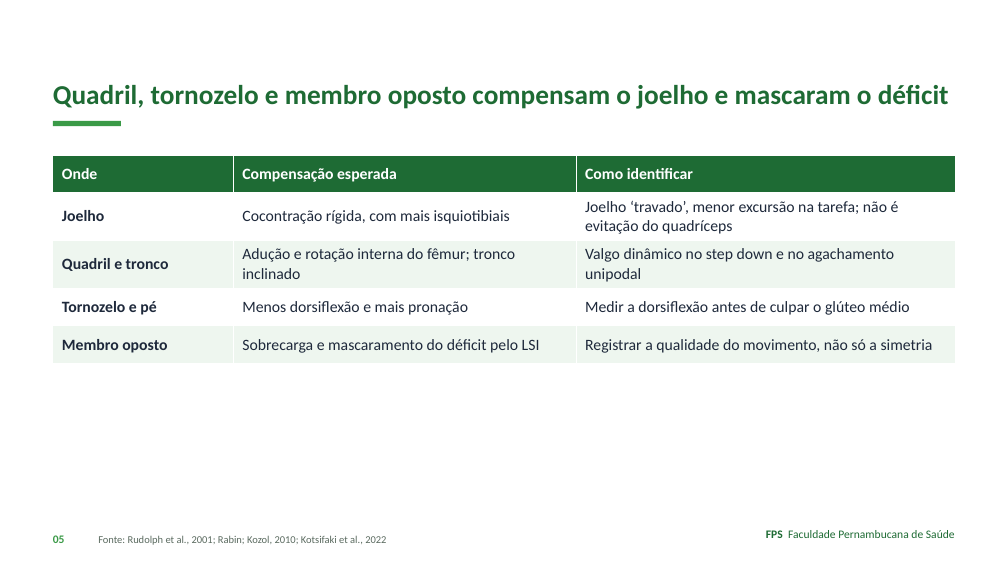
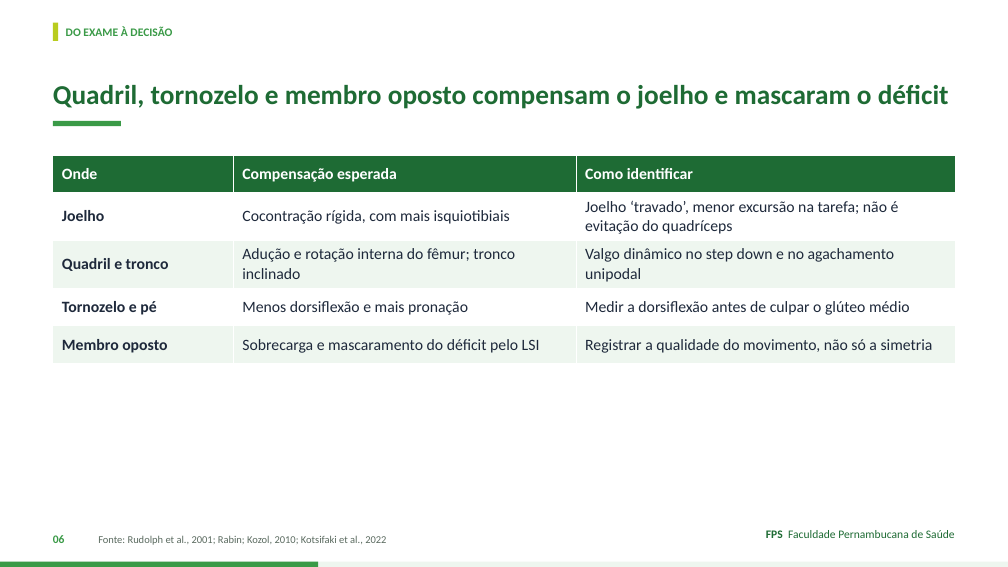
Before and after one commit to Institutomoraisandrade/CRM, a slide deck: slide 6 of trabalho-fps/trabalhos/2026-11-09-caso04-lca-lcm/apresentacao.pptx (slide 5 before the commit). Drawn at 1008x567 pixels with LibreOffice and Linux fonts; fonts in the diff are those of the drawing. Boxes give left, top, right and bottom in pixels: in the first picture for what was removed or moved away, otherwise in the second. Text is boxed around its words. In the diff, an @@ line names an element or a change of style, - is before the commit and + after.

```diff
--- a/trabalho-fps/trabalhos/2026-11-09-caso04-lca-lcm/apresentacao.pptx
+++ b/trabalho-fps/trabalhos/2026-11-09-caso04-lca-lcm/apresentacao.pptx
@@ rectangle added at <box>53,23,58,41</box>, fill #B9CC1F @@
@@ text added at <box>66,26,172,36</box>, 11 pt, text #3A9A47, bold @@
+DO EXAME À DECISÃO
@@ text at <box>53,535,65,543</box>: text changed @@
-05
+06
@@ rectangle added at <box>0,562,1008,567</box>, fill #EEF6EF @@
@@ rectangle added at <box>0,562,318,567</box>, fill #3A9A47 @@
```
Also in this commit, not shown: 20 other slides changed, 3 slides added, 12 other files.
